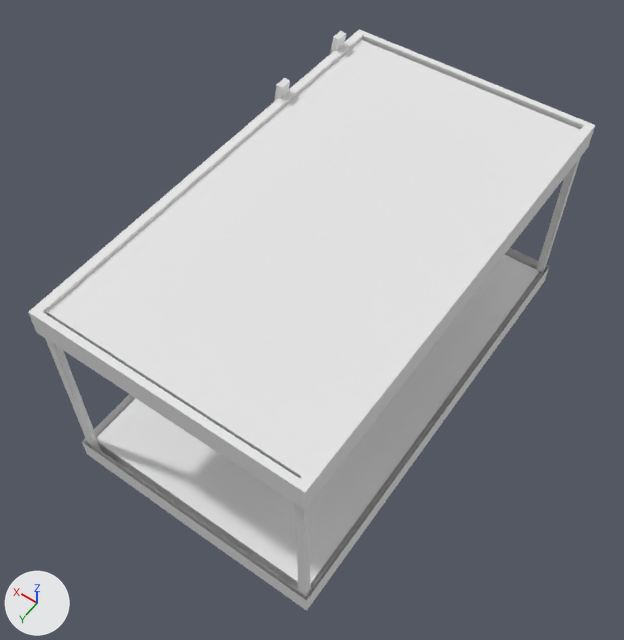
A saved change to the Blender file Prototypes/Bett/bett - Kopie.blend.
The view is the same before and after, from a camera (50 mm lens) standing at (-4.38, 6.71, 12.14) and looking at (0.23, 0.26, 1.99). The axes (+X, +Y, +Z) are drawn at lower left. The lights are the same throughout.

Names of what the first picture shows: 'Leiter'.
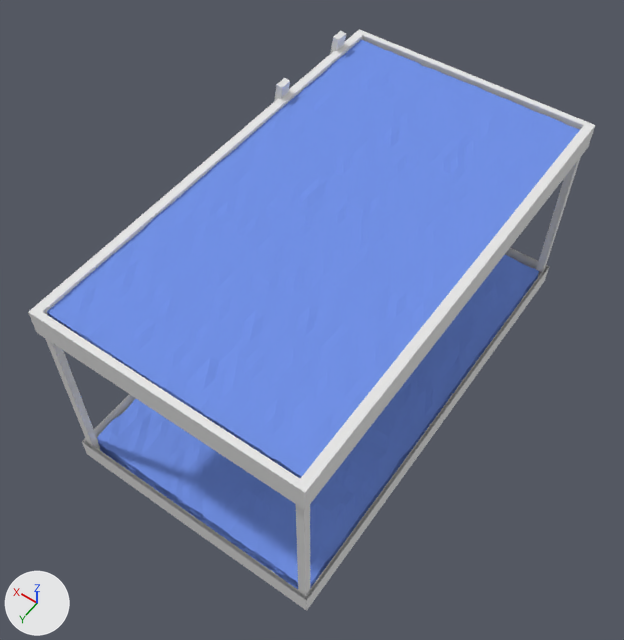
Scene script edits in JSON lines:
```json
{"op": "set", "path": "mat_material_001.base_color", "old": "(0.8, 0.8, 0.8)", "new": "(0.173, 0.29, 0.8)", "note": "white #e7e7e7 -> blue #7393e7"}
```

Boxes (x1, y1, x2, y2) around the edits, measured in the pictures (624 x 640 px):
```json
{"object": "Leiter", "change": "recoloured", "before": [43, 33, 583, 592], "after": [43, 33, 583, 592], "on screen": "white to blue"}
```
